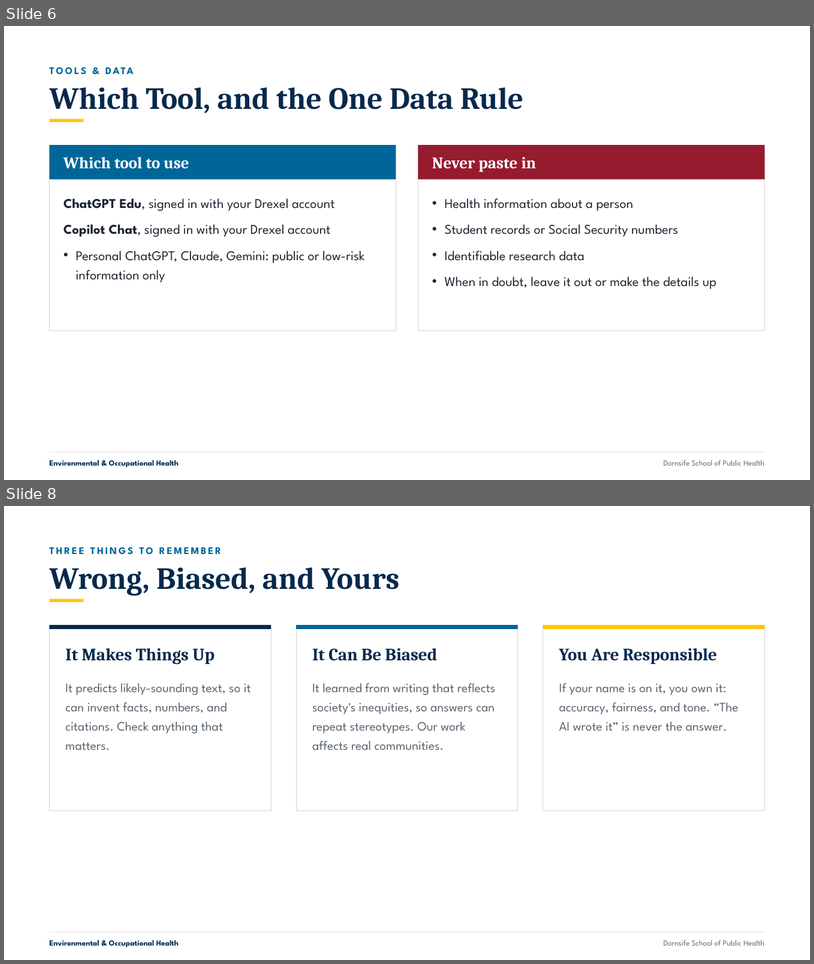
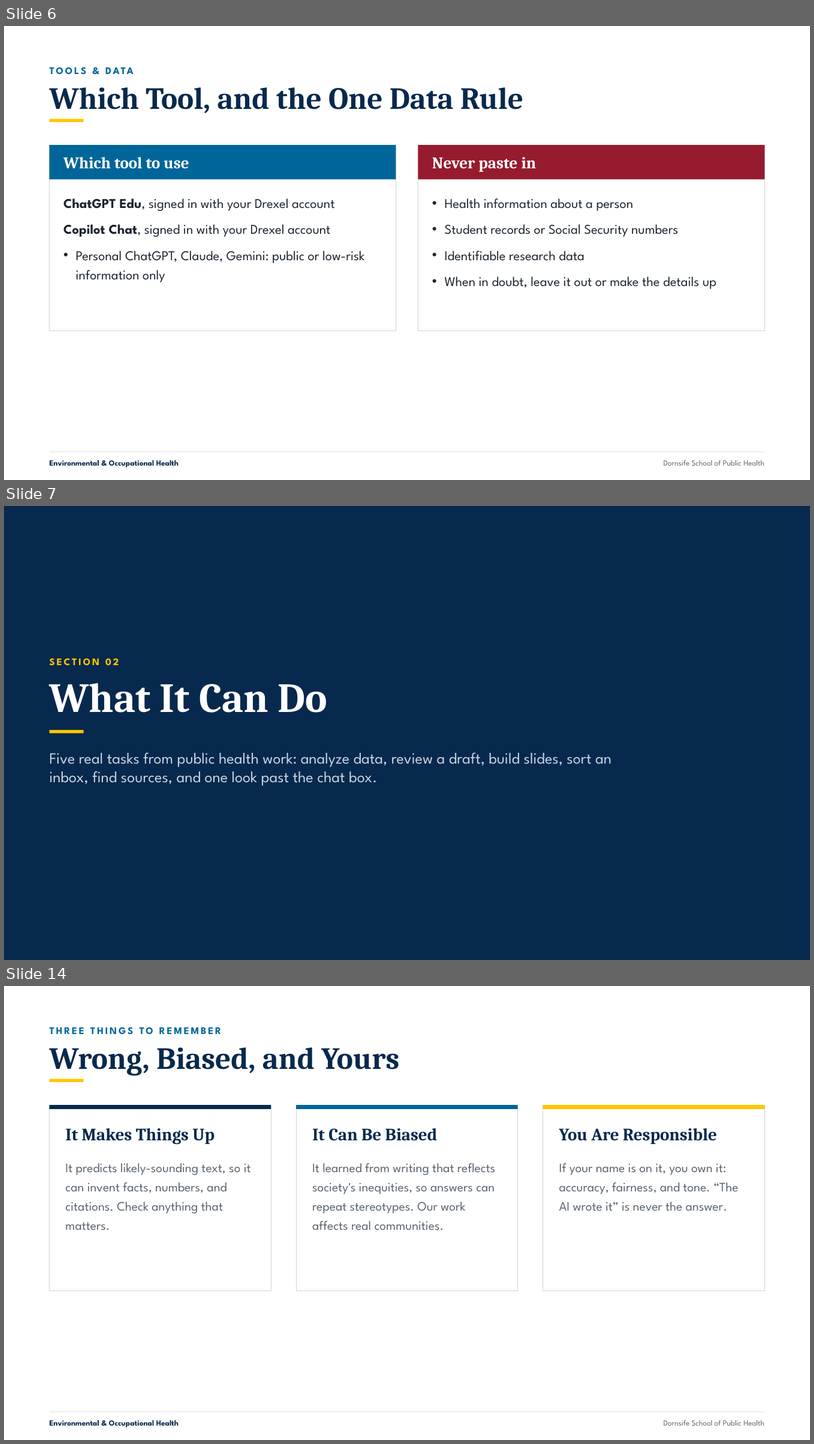
Before and after one commit to aquistbe/DSPH-Faculty-and-Staff-AI-Training, a slide deck: docs/slides/DSPH_Workshop1_Foundations_and_Capabilities.pptx. Shown one above the other, each under a label of ours: slides 6 and 8 before the commit, slides 6, 7 and 14 after it; the slides between them are not shown. The pictures are 814x964 and 814x1444 pixels, drawn with LibreOffice and Linux fonts; fonts in the diff are those of the drawing. Boxes give left, top, right and bottom in pixels: in the first picture for what was removed or moved away, otherwise in the second. Text is boxed around its words. In the diff, an @@ line names an element or a change of style, - is before the commit and + after.

```diff
--- a/docs/slides/DSPH_Workshop1_Foundations_and_Capabilities.pptx
+++ b/docs/slides/DSPH_Workshop1_Foundations_and_Capabilities.pptx
@@ slide 7 added at (4,506,810,960), background #07294D @@
@@ text added at (50,658,119,665), 18 pt, text #FFC600, bold @@
+SECTION 02
@@ text added at (50,683,327,712), 74 pt, text #FFFFFF, bold @@
+What It Can Do
@@ rectangle added at (49,730,83,733), fill #FFC600 @@
@@ text added at (50,752,612,786), 28 pt, text #C7D2DF @@
+Five real tasks from public health work: analyze data, review a draft, build slides, sort an inbox, find sources, and one look past the chat box.
@@ what was slide 8 is now slide 14 @@
```
Also in this commit, not shown: 4 slides changed, 5 other slides added, 13 other files.
